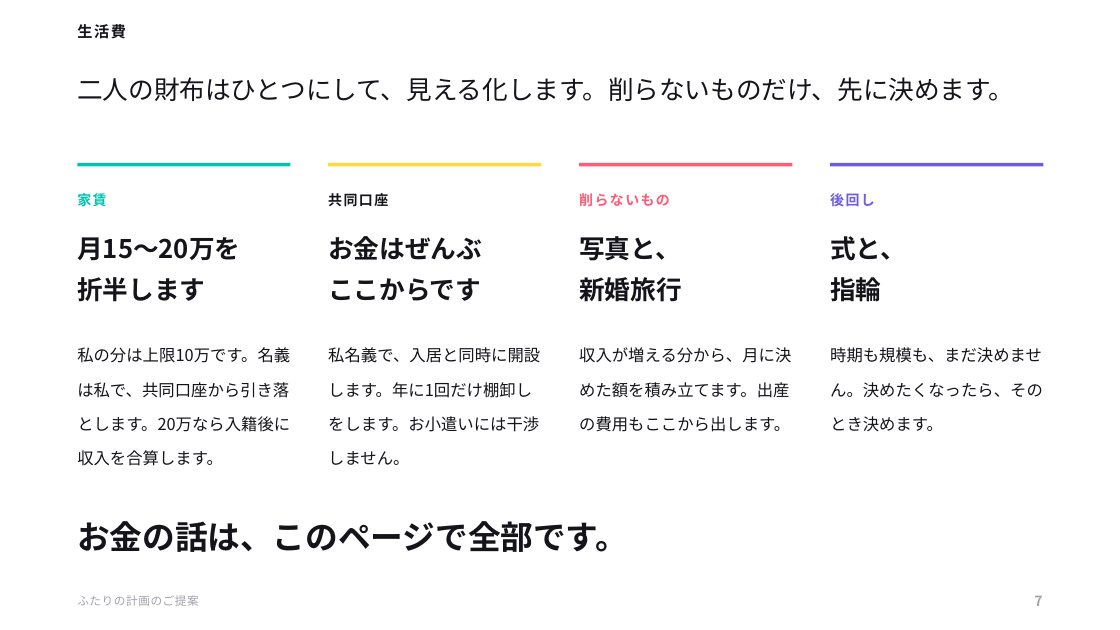
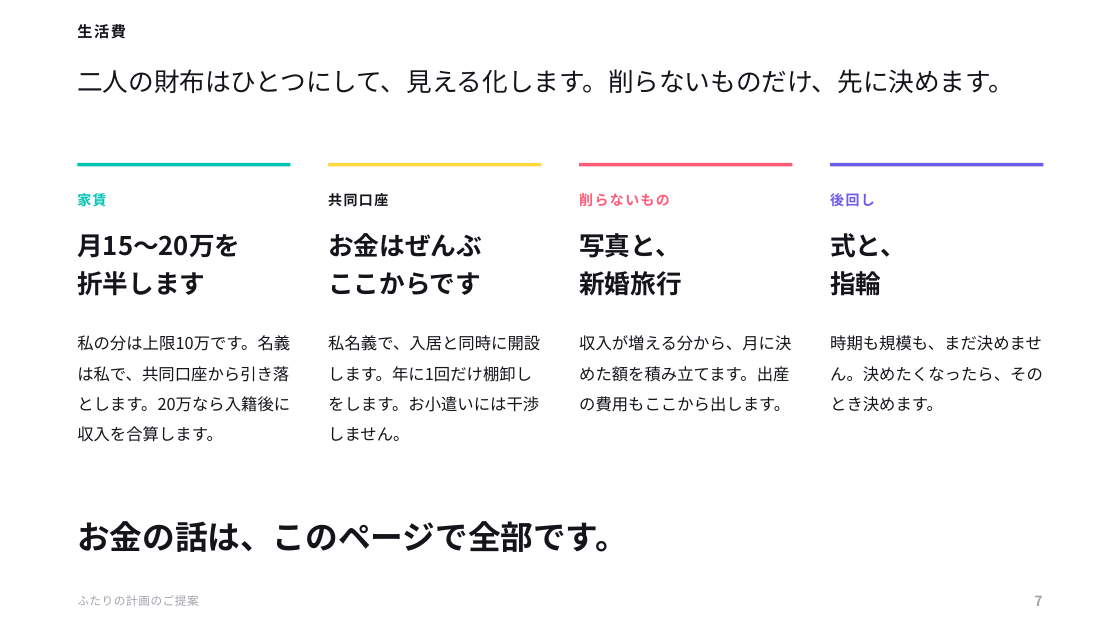
Before and after one commit to ayaka1933-glitch/portfolio, a slide deck: slide 7 of proposal/ふたりの計画のご提案.pptx. Drawn at 1120x630 pixels with LibreOffice and Linux fonts; fonts in the diff are those of the drawing. Boxes give left, top, right and bottom in pixels: in the first picture for what was removed or moved away, otherwise in the second. Text is boxed around its words. In the diff, an @@ line names an element or a change of style, - is before the commit and + after.

```diff
--- a/proposal/ふたりの計画のご提案.pptx
+++ b/proposal/ふたりの計画のご提案.pptx
@@ text "二人の財布はひとつにして、見える化します。削らないものだけ、先に決めます。" at box(77, 69, 1014, 93): line spacing 1.65 to 1.4 @@
@@ line spacing 1.35 to 1.25 in 4 elements at box(77, 234, 240, 296), box(328, 233, 482, 295), box(579, 233, 682, 296), box(830, 233, 906, 296) @@
@@ text "私の分は上限10万です。名義は私で、共同口座から引き落とします。20万なら入籍後に収入を合算します。": place and size @@
-text "私の分は上限10万です。名義は私で、共同口座から引き落とします。20万なら入籍後に収入を合算します。" at box(77, 347, 290, 466)
+text "私の分は上限10万です。名義は私で、共同口座から引き落とします。20万なら入籍後に収入を合算します。" at box(77, 335, 290, 442)
@@ text "私名義で、入居と同時に開設します。年に1回だけ棚卸しをします。お小遣いには干渉しません。": place and size @@
-text "私名義で、入居と同時に開設します。年に1回だけ棚卸しをします。お小遣いには干渉しません。" at box(328, 347, 540, 465)
+text "私名義で、入居と同時に開設します。年に1回だけ棚卸しをします。お小遣いには干渉しません。" at box(328, 335, 540, 441)
@@ text "収入が増える分から、月に決めた額を積み立てます。出産の費用もここから出します。": place and size @@
-text "収入が増える分から、月に決めた額を積み立てます。出産の費用もここから出します。" at box(579, 347, 791, 432)
+text "収入が増える分から、月に決めた額を積み立てます。出産の費用もここから出します。" at box(579, 335, 791, 412)
@@ line spacing 1.75 to 1.55 in 4 elements at box(77, 335, 290, 442), box(328, 335, 540, 441), box(579, 335, 791, 412), box(830, 335, 1043, 411) @@
@@ text "時期も規模も、まだ決めません。決めたくなったら、そのとき決めます。": place and size @@
-text "時期も規模も、まだ決めません。決めたくなったら、そのとき決めます。" at box(830, 347, 1043, 431)
+text "時期も規模も、まだ決めません。決めたくなったら、そのとき決めます。" at box(830, 335, 1043, 411)
```
Also in this commit, not shown: 9 other slides changed, 4 other files.
